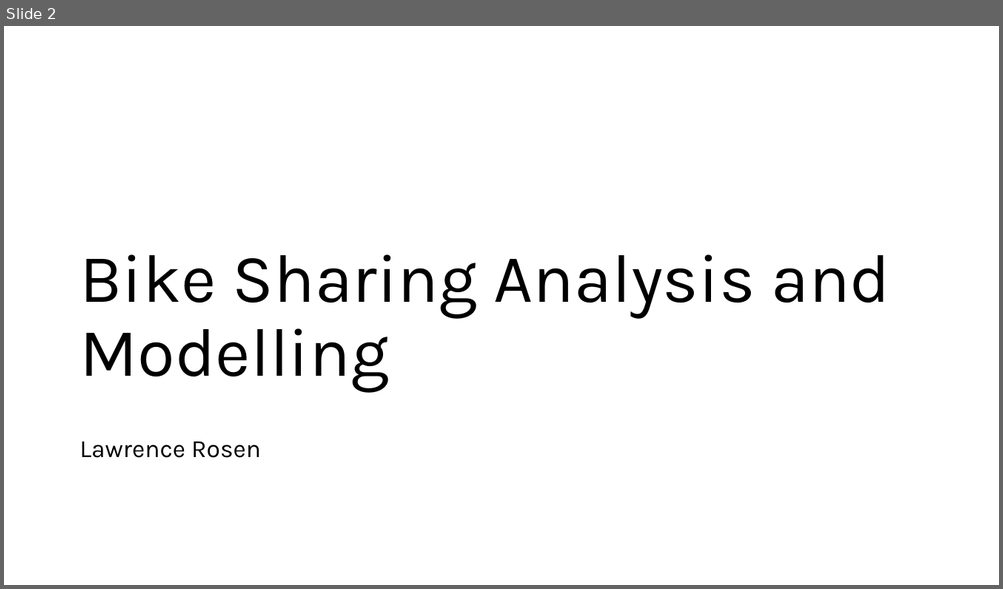
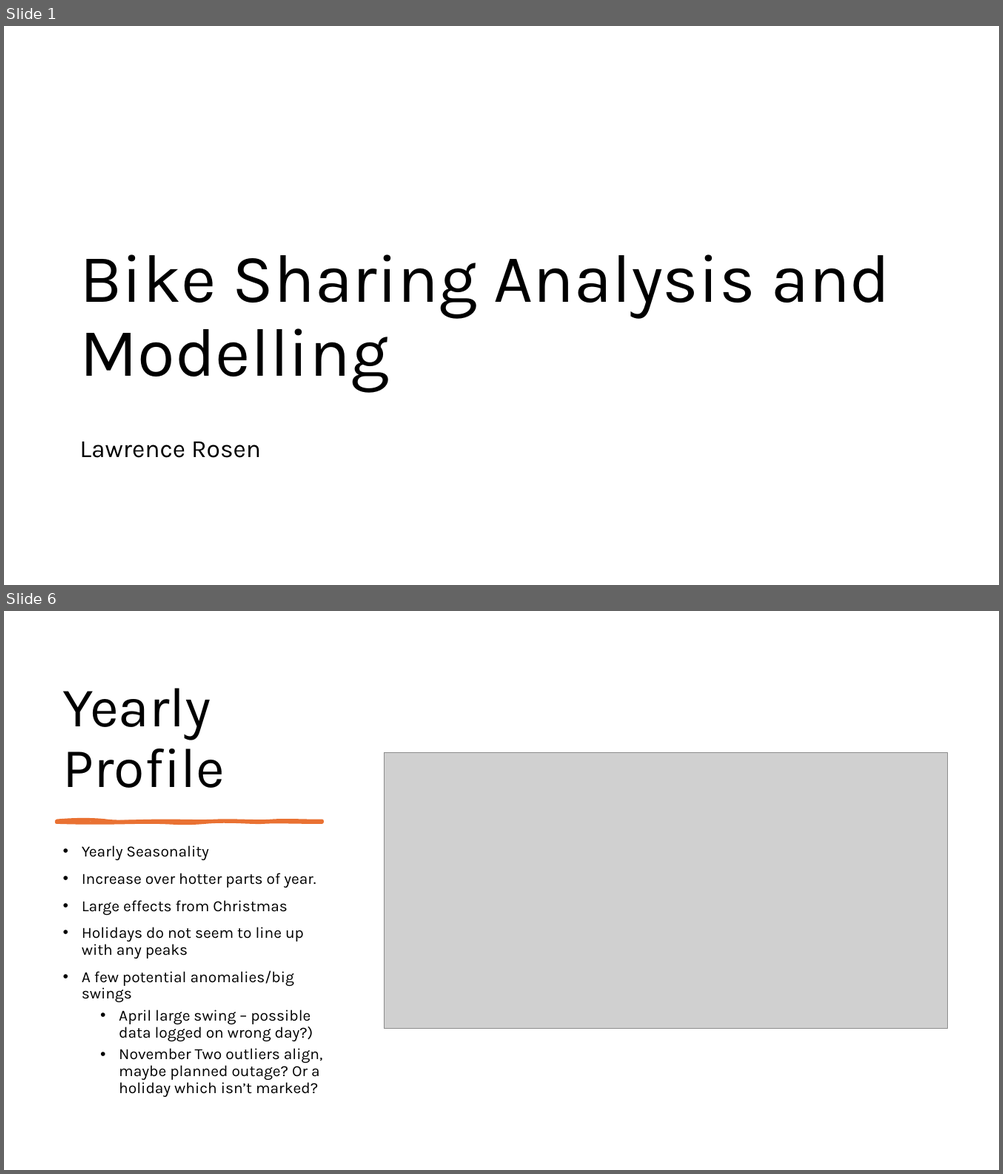
Before and after one commit to lrcode97/bike_demand_2025, a slide deck: presentation.pptx. Shown one above the other, each under a label of ours: slide 2 before the commit, slides 1 and 6 after it; the slides between them are not shown. The pictures are 1003x589 and 1003x1174 pixels, drawn with LibreOffice and Linux fonts; fonts in the diff are those of the drawing; grey boxes stand for pictures. Boxes give left, top, right and bottom in pixels: in the first picture for what was removed or moved away, otherwise in the second. Text is boxed around its words. In the diff, an @@ line names an element or a change of style, - is before the commit and + after.

```diff
--- a/presentation.pptx
+++ b/presentation.pptx
@@ slide 6 added at (4,611,999,1170), background #FFFFFF @@
@@ title added at (63,688,225,788), 54 pt, text #000000 @@
+Yearly Profile
@@ picture added at (384,753,947,1029) @@
@@ freeform shape added at (57,820,322,822), fill #E97132, outline #E97132 3 pt @@
@@ text added at (82,846,323,1097), 15 pt, text #000000 @@
+• Yearly Seasonality
+• Increase over hotter parts of year.
+• Large effects from Christmas
+• Holidays do not seem to line up with any peaks
+• A few potential anomalies/big swings
+  • April large swing – possible data logged on wrong day?)
+  • November Two outliers align, maybe planned outage? Or a holiday which isn’t marked?
@@ what was slide 2 is now slide 1 @@
```
Also in this commit, not shown: 6 slides changed, 7 other slides added, 9 slides removed, 12 other files.
